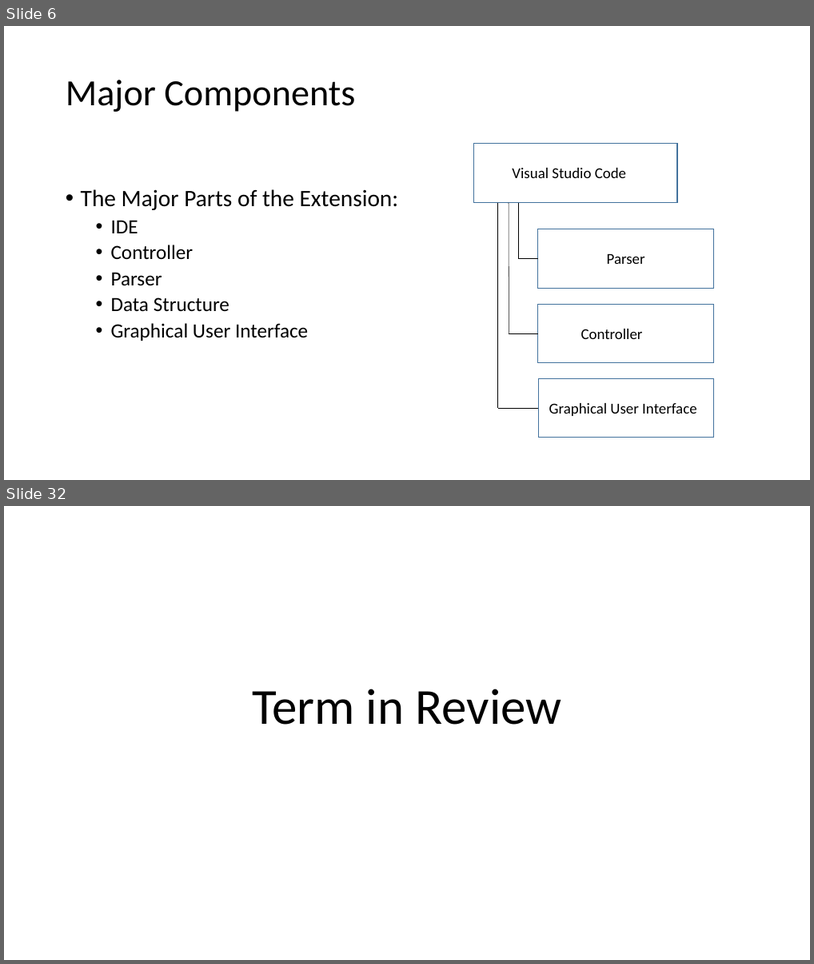
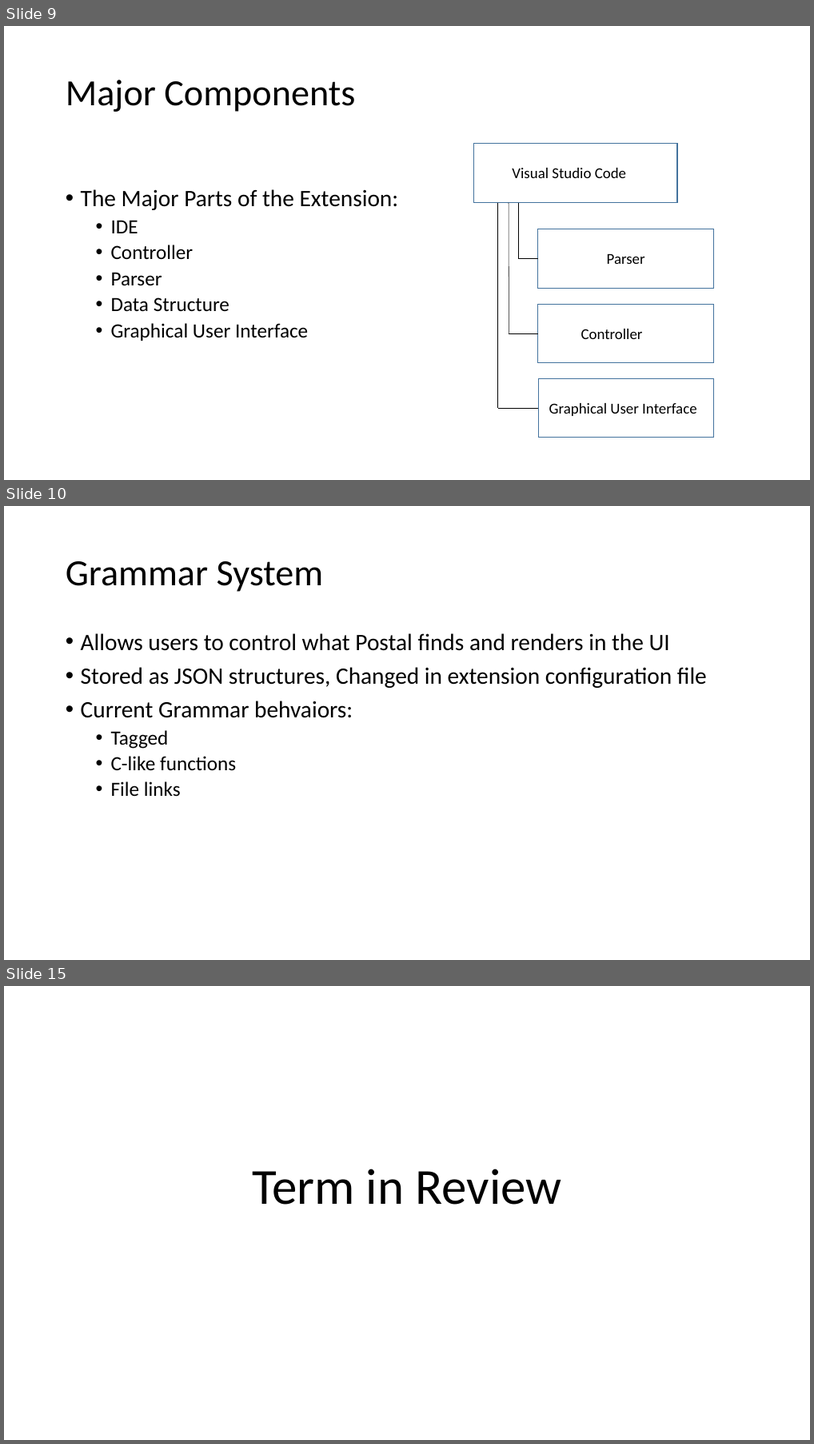
Before and after one commit to slichlyter12/Postal, a slide deck: ProgressReportEndWinter/Progress-Report-EndWinter-team38.pptx. Shown one above the other, each under a label of ours: slides 6 and 32 before the commit, slides 9, 10 and 15 after it; the slides between them are not shown. The pictures are 814x964 and 814x1444 pixels, drawn with LibreOffice and Linux fonts; fonts in the diff are those of the drawing. Boxes give left, top, right and bottom in pixels: in the first picture for what was removed or moved away, otherwise in the second. Text is boxed around its words. In the diff, an @@ line names an element or a change of style, - is before the commit and + after.

```diff
--- a/ProgressReportEndWinter/Progress-Report-EndWinter-team38.pptx
+++ b/ProgressReportEndWinter/Progress-Report-EndWinter-team38.pptx
@@ slide 10 added at box(4, 506, 810, 960), background #FFFFFF @@
@@ title added at box(66, 561, 324, 592), 44 pt, text #000000 @@
+Grammar System
@@ text added at box(81, 633, 707, 796), 28 pt, text #000000 @@
+• Allows users to control what Postal finds and renders in the UI
+• Stored as JSON structures, Changed in extension configuration file
+• Current Grammar behvaiors:
+  • Tagged
+  • C-like functions
+  • File links
@@ what was slide 6 is now slide 9 @@
@@ what was slide 32 is now slide 15 @@
```
Also in this commit, not shown: 5 slides changed, 7 other slides added, 24 slides removed.
